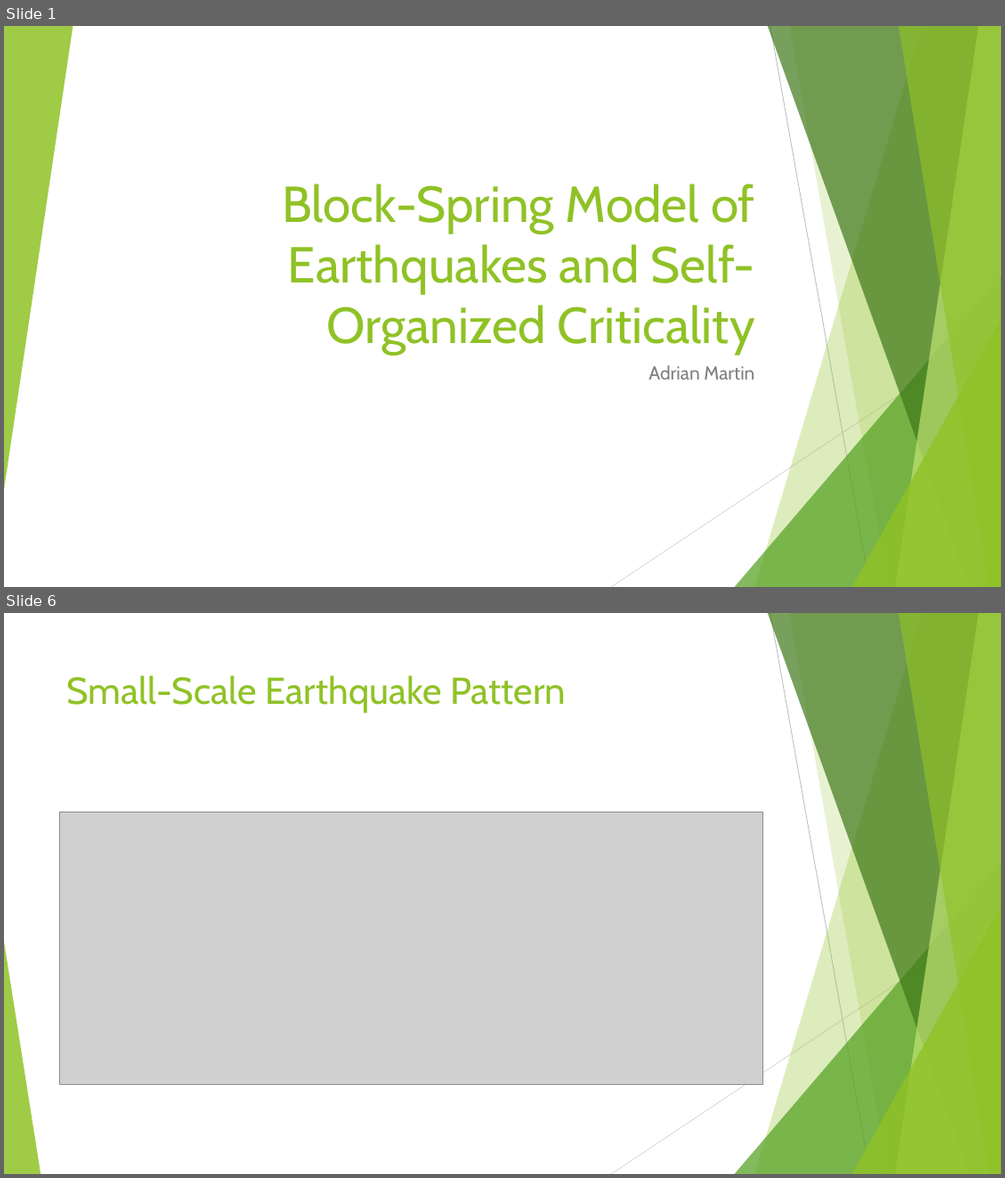
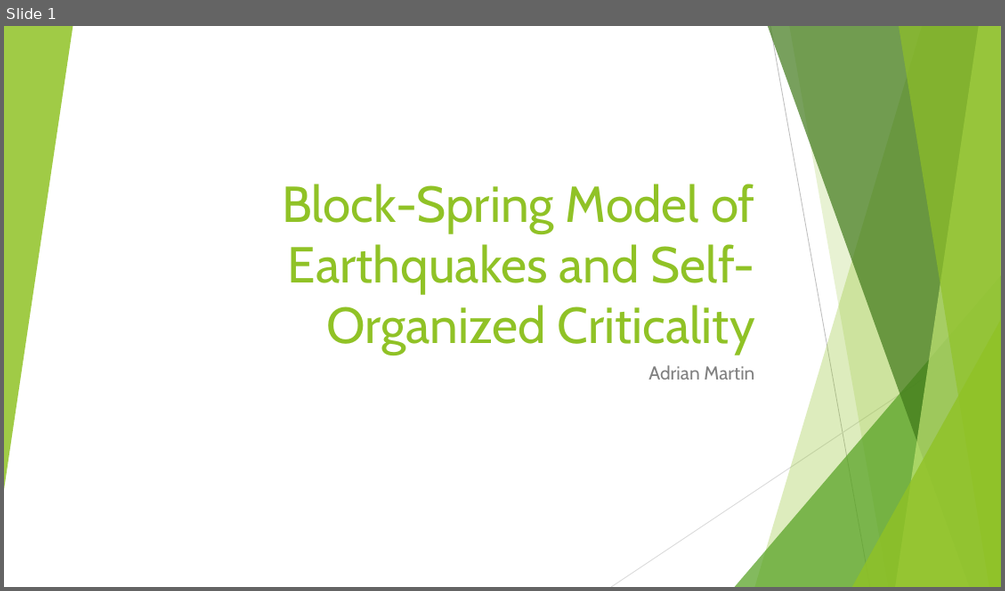
Before and after one commit to aMartin6/Final_Project, a slide deck: Earthquake Presentation.pptx. Shown one above the other, each under a label of ours: slides 1 and 6 before the commit, slide 1 after it; the slides between them are not shown. The pictures are 1005x1178 and 1005x591 pixels, drawn with LibreOffice and Linux fonts; fonts in the diff are those of the drawing; grey boxes stand for pictures. Boxes give left, top, right and bottom in pixels: in the first picture for what was removed or moved away, otherwise in the second. Text is boxed around its words. In the diff, an @@ line names an element or a change of style, - is before the commit and + after.

```diff
--- a/Earthquake Presentation.pptx
+++ b/Earthquake Presentation.pptx
@@ slide 6 removed at (x1=4, y1=613, x2=1001, y2=1174), background #FFFFFF; not listed: 9 template elements that a slide beside it also shows @@
@@ title removed at (x1=67, y1=675, x2=566, y2=713) @@
-Small-Scale Earthquake Pattern
@@ picture removed at (x1=59, y1=811, x2=762, y2=1084) @@
@@ triangle removed at (x1=4, y1=941, x2=40, y2=1174) @@
```
Also in this commit, not shown: 4 slides changed, 7 slides added, 3 other slides removed, 1 other file.
